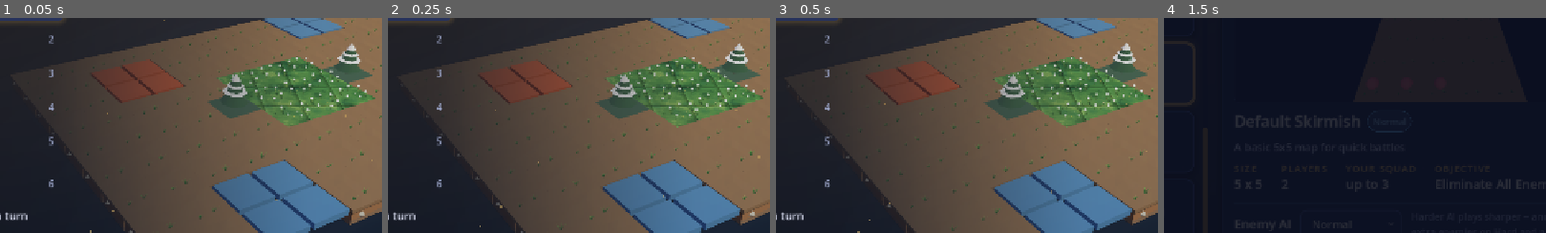
Above: before the commit, frames 1-4 (left to right).
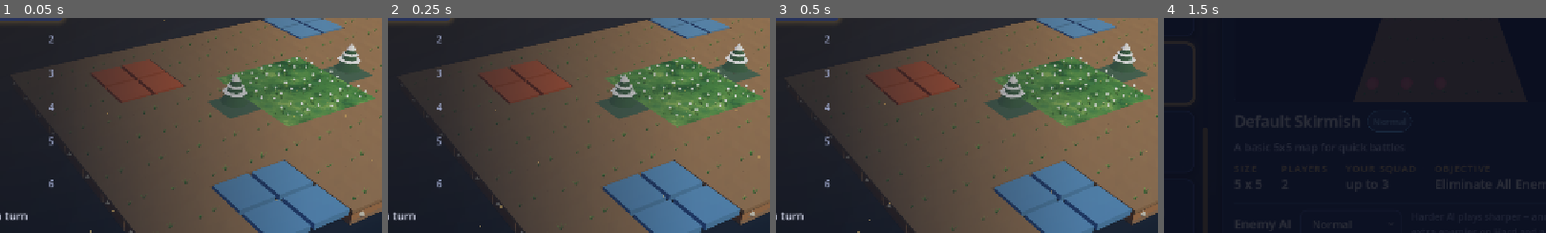
Above: after the commit, the same moments.

Repository: K-ennethA/Conquest
Game: Godot game, scene res://menus/MainMenu.tscn
The game is run twice, just before and just after one commit, with the same random seed, the same clock (stepped at 60 frames per second) and the same inputs.
Inputs (mouse positions are % of the whole screen's width and height, from its top left):
- Up to frame 1 (0.05 s): no input
- Up to frame 2 (0.25 s): no input
- Up to frame 3 (0.5 s): no input
- Up to frame 4 (1.5 s): click "Single Player" at 0.5 s; click (32, 55) at 1.25 s
The pictures show only the part of the screen within x 32-82%, y 33-83%; the shares and areas given below are measured in that part.

The runs differ from the first frame. In frame 1, 0.3% of the frame differs, in the area x 65-98%, y 23-48%; in frame 2, 0.3%; in frame 3, 0.3%; in frame 4, nothing differs.

Commit message:
feat(tiles): seamless grass field (no per-tile bevel/seam, flat caps)
The board now reads as one continuous meadow; cells are communicated by
the cursor and range overlays rather than baked tile edges. Grassy caps
no longer get per-tile facet jitter (only bare dirt keeps it), so
neighbouring tiles light identically.

Co-Authored-By: Claude Opus 5.5 <noreply@anthropic.com>
Claude-Session: https://claude.ai/code/session_0162bpEGUe9eHwfx1BhGZr9d

Diff:
--- a/tile_objects/tiles/lowpoly/LowPolyTileBuilder.gd
+++ b/tile_objects/tiles/lowpoly/LowPolyTileBuilder.gd
@@ -131,7 +131,9 @@
 			var fx: float = -HALF + 2.0 * HALF * float(ix) / float(subdiv)
 			var fz: float = -HALF + 2.0 * HALF * float(iz) / float(subdiv)
 			var y: float = CAP_TOP
-			if ix != 0 and ix != subdiv and iz != 0 and iz != subdiv:
+			# Grassy caps stay perfectly flat so neighbouring tiles light identically and
+			# the field reads seamless; only bare DIRT keeps its lumpy facets.
+			if style == Style.DIRT and ix != 0 and ix != subdiv and iz != 0 and iz != subdiv:
 				y = CAP_TOP + _cap_jitter(ix, iz)
 			row.append(Vector3(fx, y, fz))
 		pts.append(row)
--- a/tile_objects/tiles/shaders/stylized_grass.gdshader
+++ b/tile_objects/tiles/shaders/stylized_grass.gdshader
@@ -13,8 +13,8 @@
 //         reading like brushed grass rather than noise.
 //      3. Clover clumps: soft cellular blobs, slightly darker/cooler.
 //      4. Wildflower specks: rare, tiny, colour-varied dots (near only).
-//  - Tile readability: a fake bevel (lit top-left rim, shaded bottom-right
-//    rim) plus a fine seam, instead of a flat uniform edge darkening.
+//  - Seamless: no per-tile edges -- the board reads as one continuous
+//    field; cells are shown by the cursor / range overlays, not the ground.
 //  - Gentle wind drift so the field reads as "alive".
 //  Reuse: assign this same material to any grass tile.
 // =============================================================
@@ -49,18 +49,6 @@
 uniform vec2 wind_dir = vec2(1.0, 0.35);
 group_uniforms;
 
-group_uniforms Edges;
-// Fake bevel: lit rim on the top-left edges, shaded rim bottom-right. Keeps the
-// grid readable for units/cursor while giving each tile a soft pillowy volume.
-uniform float bevel_light : hint_range(0.0, 0.6) = 0.16;
-uniform float bevel_shade : hint_range(0.0, 0.8) = 0.26;
-uniform float bevel_width : hint_range(0.02, 0.4) = 0.13;
-// Thin seam right at the tile border.
-uniform float seam_darken : hint_range(0.0, 0.8) = 0.30;
-// Legacy knobs (kept so existing materials/overrides still load).
-uniform float edge_darken : hint_range(0.0, 0.8) = 0.22;
-uniform float edge_softness : hint_range(0.5, 1.0) = 0.78;
-group_uniforms;
 
 #include "res://tile_objects/tiles/shaders/noise_lib.gdshaderinc"
 
@@ -145,19 +133,6 @@
 		col = mix(col, fcol, petal * near_amt * near_amt);
 	}
 
-	// Tile edges: fake bevel + seam. The cap mesh is generated (no UVs) and randomly
-	// rotated per tile, so derive the 0..1 in-tile position from WORLD xz instead
-	// (cells are 2 units wide, aligned to even world coordinates).
-	vec2 uv = fract(base_wp * 0.5);
-	float to_left = uv.x, to_right = 1.0 - uv.x;
-	float to_top = uv.y, to_bottom = 1.0 - uv.y;
-	float lit_rim = 1.0 - smoothstep(0.0, bevel_width, min(to_left, to_top));
-	float shade_rim = 1.0 - smoothstep(0.0, bevel_width, min(to_right, to_bottom));
-	col *= 1.0 + bevel_light * lit_rim;
-	col *= 1.0 - bevel_shade * shade_rim;
-	float seam = 1.0 - smoothstep(0.0, 0.022, min(min(to_left, to_right), min(to_top, to_bottom)));
-	col *= 1.0 - seam_darken * seam;
-
 	ALBEDO = col;
 	ROUGHNESS = 1.0;
 }
Binary file changed: docs/screenshots/grass/cmp_default_skirmish_close.jpg
Binary file changed: docs/screenshots/grass/cmp_default_skirmish_wide.jpg
Binary file changed: docs/screenshots/grass/cmp_forgotten_forest_close.jpg
Binary file changed: docs/screenshots/grass/cmp_forgotten_forest_wide.jpg
Binary file removed: docs/screenshots/grass/cmp_river_crossing_close.jpg
Binary file removed: docs/screenshots/grass/cmp_river_crossing_wide.jpg
